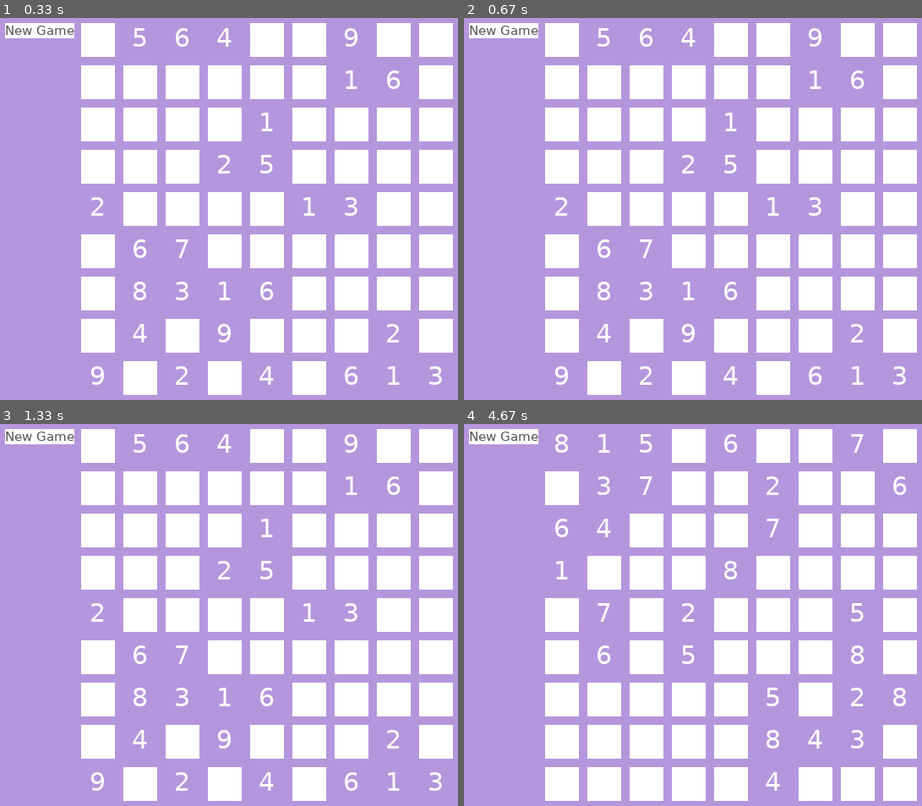
Above: before the commit, frames 1-4 (two rows, left to right).
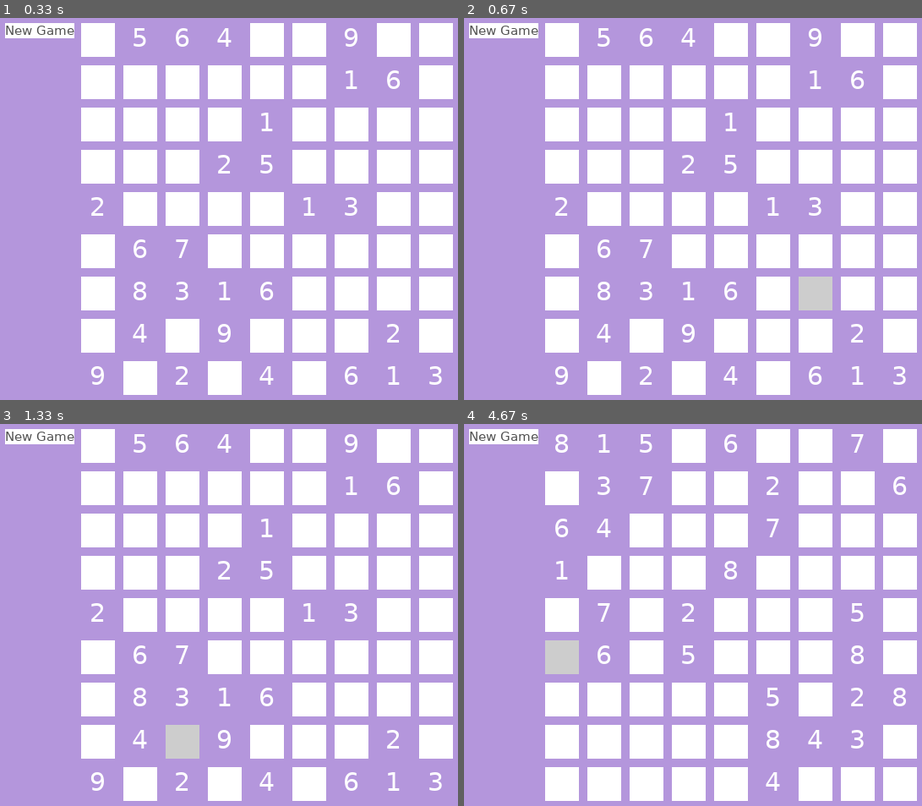
Above: after the commit, the same moments.

Repository: kinern/sudoku-pygame
Game: pygame game, started from main.py
Two runs of this game, one before a commit and one after it. Both use one fixed random seed, a clock stepped at 60 frames per second and the inputs below.
Inputs (mouse positions are in pixels of both pictures, inside the frame that each line leads up to):
- Up to frame 1 (0.33 s): no input
- Up to frame 2 (0.67 s): press the mouse at (821, 296) at 0.37 s; move the mouse to (693, 228) at 0.47 s; release the mouse at (564, 155) at 0.6 s
- Up to frame 3 (1.33 s): hold Backspace 0.67-1.13 s; press the mouse at (187, 744) at 1.2 s; move the mouse to (329, 760) at 1.3 s
- Up to frame 4 (4.67 s): release the mouse at (outside the picture) at 1.43 s; press the mouse at (505, 435) at 1.8 s; move the mouse to (656, 485) at 1.9 s; release the mouse at (807, 534) at 2.03 s; press the mouse at (505, 435) at 2.57 s; move the mouse to (670, 469) at 2.67 s; release the mouse at (834, 504) at 2.8 s; press the mouse at (505, 435) at 3.47 s; move the mouse to (665, 473) at 3.57 s; release the mouse at (825, 508) at 3.7 s; press the mouse at (564, 660) at 4.47 s; move the mouse to (747, 599) at 4.57 s

Frame 1 is identical in both runs. In frame 2, 0.7% of the frame differs, in the area x 73-81%, y 67-77%; in frame 3, 0.7%; in frame 4, 0.7%.

Commit message:
Adding text input, validating numeric 1-9 input only. Adding event listeners for input box click and text entry.

Diff:
--- a/main.py
+++ b/main.py
@@ -19,7 +19,7 @@
         self.fillDiagonalSubmatrixes()
         self.fillMissingSubMatrixes()
         self.addMissingSquares()
-        print(self.matrix)
+        #print(self.matrix)
 
     def fillDiagonalSubmatrixes(self):
         for a in range(0, self.size, self.sqrt):
@@ -109,12 +109,77 @@
 
     matrix = SudokuMatrix(9, 54)
 
+    #All input boxes
+    inputBoxCollection = []
+
+    class InputBox():
+        def __init__(self, pos, font, matrixIndex, bgColor=(255,255,255), fontColor=(0,0,0)):
+            self.x, self.y = pos
+            self.value = ""
+            self.selected = False
+            self.font = self.font = pygame.font.SysFont("Verdana", font)
+            self.fontColor = fontColor
+            self.bgColor = bgColor
+            self.inactiveBgColor = bgColor
+            self.selectedBgColor = (bgColor[0]-50, bgColor[1]-50, bgColor[2]-50)
+            self.text = self.font.render(self.value, 1, pygame.Color(self.fontColor))
+            self.size = (40, 40)
+            self.surface = pygame.Surface(self.size)
+            self.surface.fill(self.bgColor)
+            self.surface.blit(self.text, (10, 0))
+            self.rect = pygame.Rect(self.x, self.y, self.size[0]+10, self.size[1]+10)
+            self.matrixIndex = matrixIndex
+
+        def show(self):
+            screen.blit(self.surface, (self.x, self.y))
+
+        def update(self):
+            self.text = self.font.render(self.value, 1, pygame.Color(self.fontColor))
+            self.surface.fill(self.bgColor)
+            self.surface.blit(self.text, (10, 0))
+            self.rect = pygame.Rect(self.x, self.y, self.size[0]+10, self.size[1]+10)
+            screen.blit(self.surface, (self.x, self.y))
+            pygame.display.flip()
+
+        def handleEvent(self, event):
+            x, y = pygame.mouse.get_pos()
+            if event.type == pygame.MOUSEBUTTONDOWN:
+                if pygame.mouse.get_pressed()[0]:
+                    if self.rect.collidepoint(x, y):
+                        self.selected = True
+                        if (self.bgColor == self.inactiveBgColor):
+                            self.bgColor = self.selectedBgColor
+                            self.update()
+                    else:
+                        self.selected = False
+                        if (self.bgColor == self.selectedBgColor):
+                            self.bgColor = self.inactiveBgColor
+                            self.update()
+
+            if (self.selected):
+                if event.type == pygame.KEYDOWN:
+                    if event.key == pygame.K_BACKSPACE:
+                        self.value = self.value[:-1]
+                    else:
+                        #print("entered:"+str(event.unicode)+" into cell "+str(self.matrixIndex))
+                        if ((len(self.value) < 1) and str(event.unicode).isnumeric() and str(event.unicode) != "0" ):
+                            self.value += event.unicode
+                            #print("value:"+str(self.value))
+                    self.update()
+
     def renderNewMatrix():
         for row in range(9):
             for col in range(9):
                 if (str(matrix.matrix[row][col]) == ""):
-                    inputRect = Rect(row*50+100, col*50+10, 40, 40)
-                    pygame.draw.rect(screen, (255,255,255), inputRect)
+                    #inputRect = Rect(row*50+100, col*50+10, 40, 40)
+                    #pygame.draw.rect(screen, (255,255,255), inputRect)
+                    newInputBox = InputBox(
+                        pos=(row*50+100, col*50+10),
+                        font=30,
+                        matrixIndex=[row,col],
+                    )
+                    newInputBox.show()
+                    inputBoxCollection.append(newInputBox)
                 else:
                     matrixNum = my_font.render(str(matrix.matrix[row][col]), True, (255,255,255))
                     screen.blit(matrixNum, (row*50+110,col*50+10))
@@ -141,9 +206,14 @@
                     if self.rect.collidepoint(x, y):
                         self.onClick()
 
-    def buttonClickHandler():
-            print("Clicked the button")
-            newGame()
+
+    def newGame():
+        inputBoxCollection.clear()
+        screen.fill(bgColor)
+        matrix.generateMatrix()
+        renderNewMatrix()
+        button1.show()
+        pygame.display.flip()
 
     button1 = Button(
     "New Game",
@@ -151,15 +221,9 @@
     font=15,
     fontColor=(80,80,80),
     bg=(255,255,255),
-    onClick=buttonClickHandler)
+    onClick=newGame)
 
     #Initial Render
-    def newGame():
-        screen.fill(bgColor)
-        matrix.generateMatrix()
-        renderNewMatrix()
-        button1.show()
-        pygame.display.flip()
     newGame()
 
     while running:
@@ -167,6 +231,8 @@
             if event.type == pygame.QUIT:
                 running = False
             button1.click(event)
+            for n in inputBoxCollection:
+                n.handleEvent(event)
 
 if __name__=="__main__":
     main()
